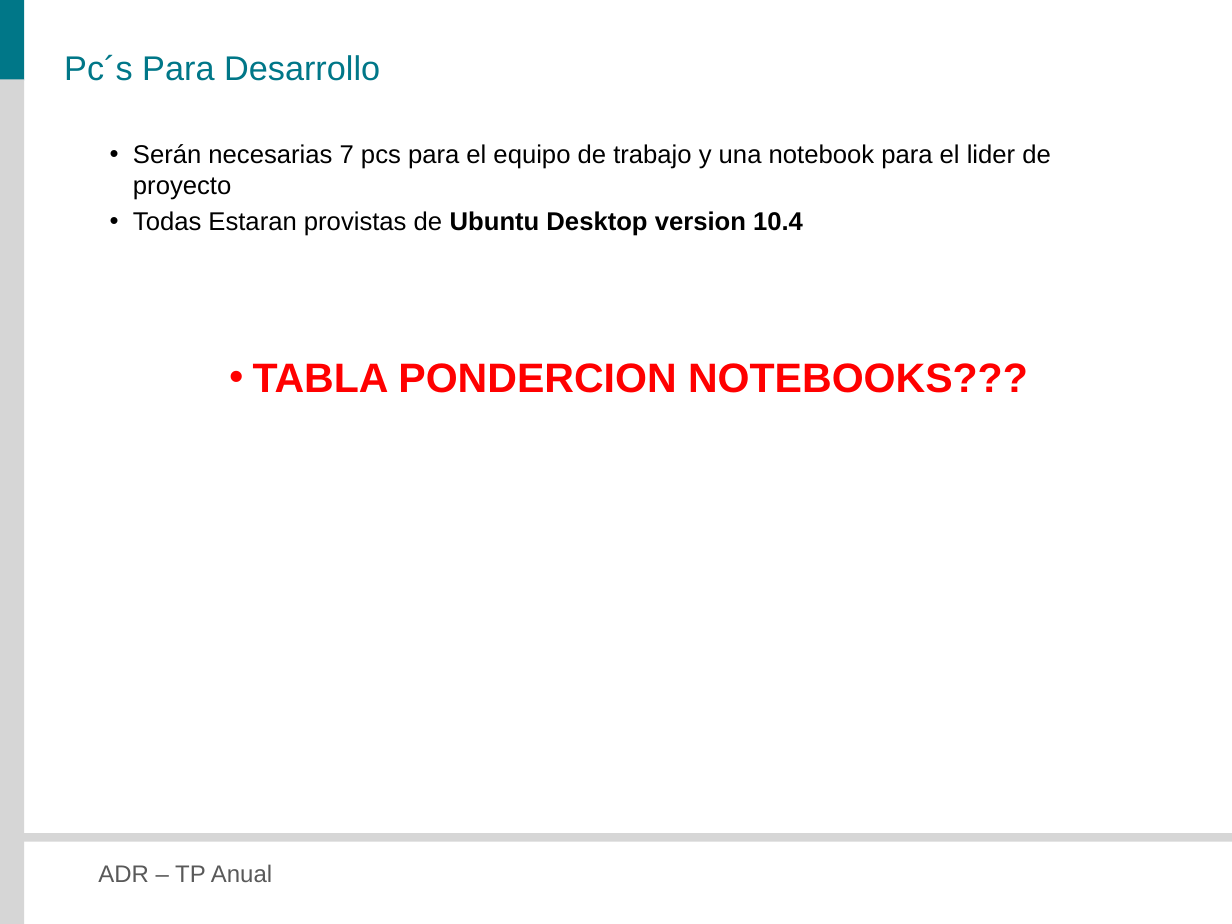
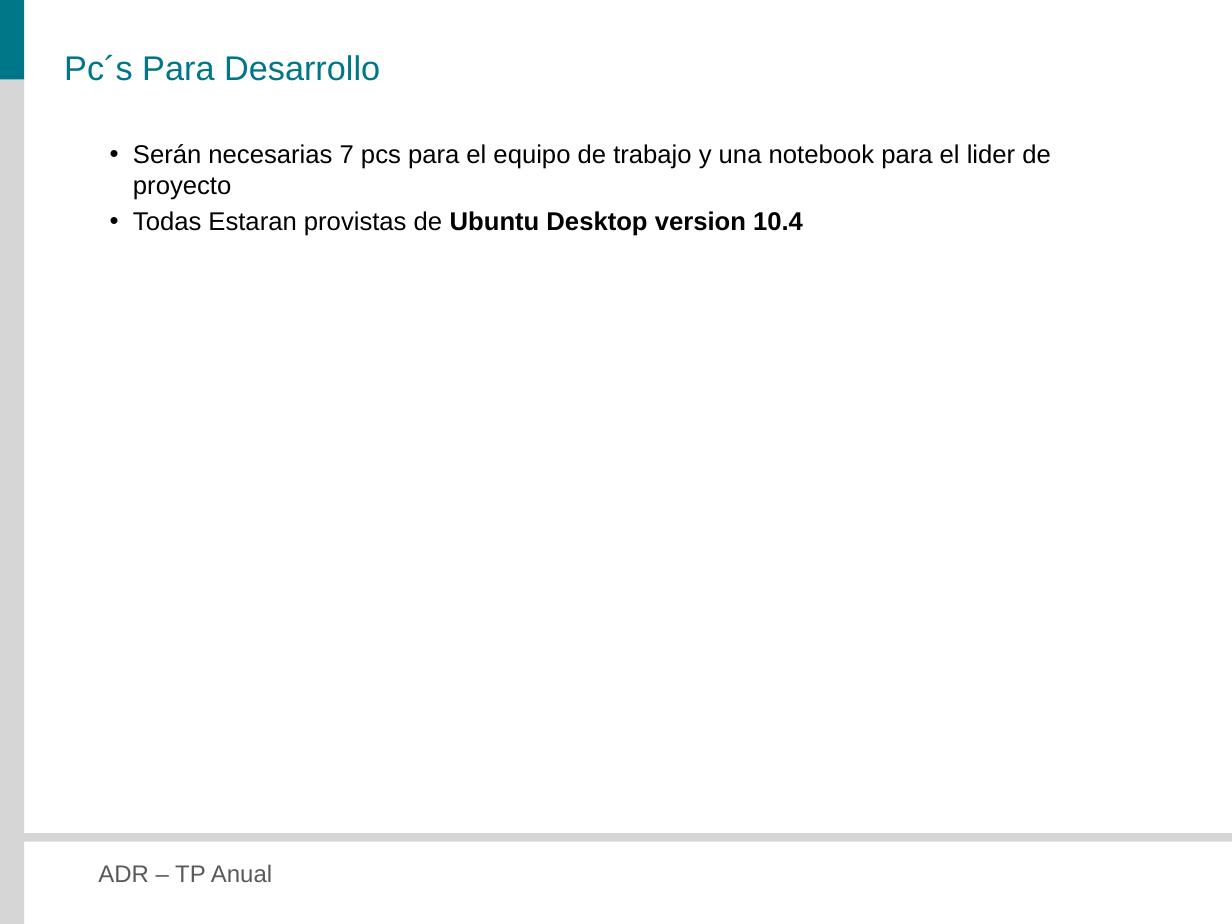
Before and after one commit to veritoreinoso/adr-2010, a slide deck: slide 24 of Presentacion.pptx (slide 25 before the commit). Drawn at 1232x924 pixels with LibreOffice and Linux fonts; fonts in the diff are those of the drawing. Boxes give left, top, right and bottom in pixels: in the first picture for what was removed or moved away, otherwise in the second. Text is boxed around its words. In the diff, an @@ line names an element or a change of style, - is before the commit and + after.

```diff
--- a/Presentacion.pptx
+++ b/Presentacion.pptx
@@ text at [253, 363, 1028, 393]: paragraph removed @@
-• TABLA PONDERCION NOTEBOOKS???
```
Also in this commit, not shown: 9 other slides changed, 1 slide added, 2 slides removed.
